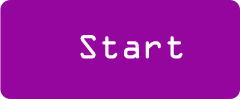
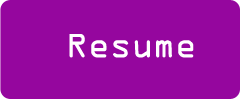
Layer changes from the first w=240, h=100 image to the second:
renamed "Start" to "Resume", painted on it over [69, 34, 194, 59]
